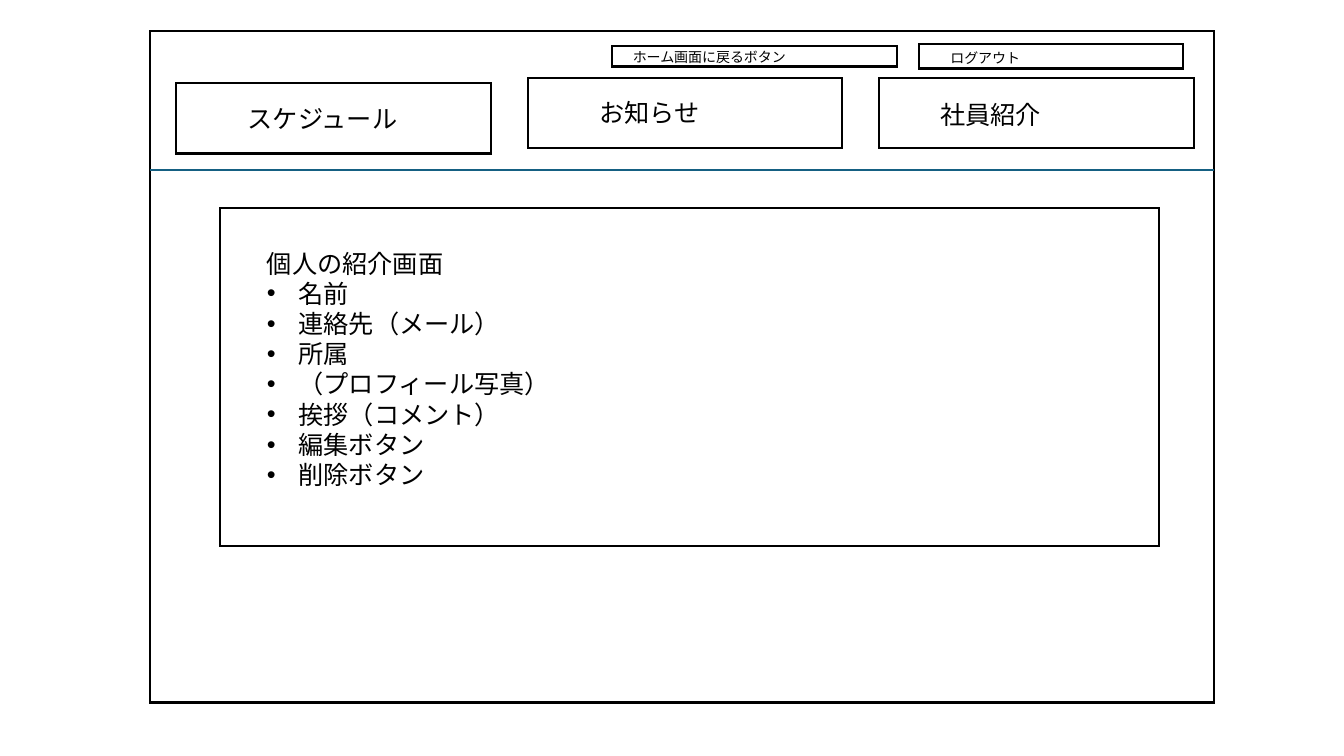
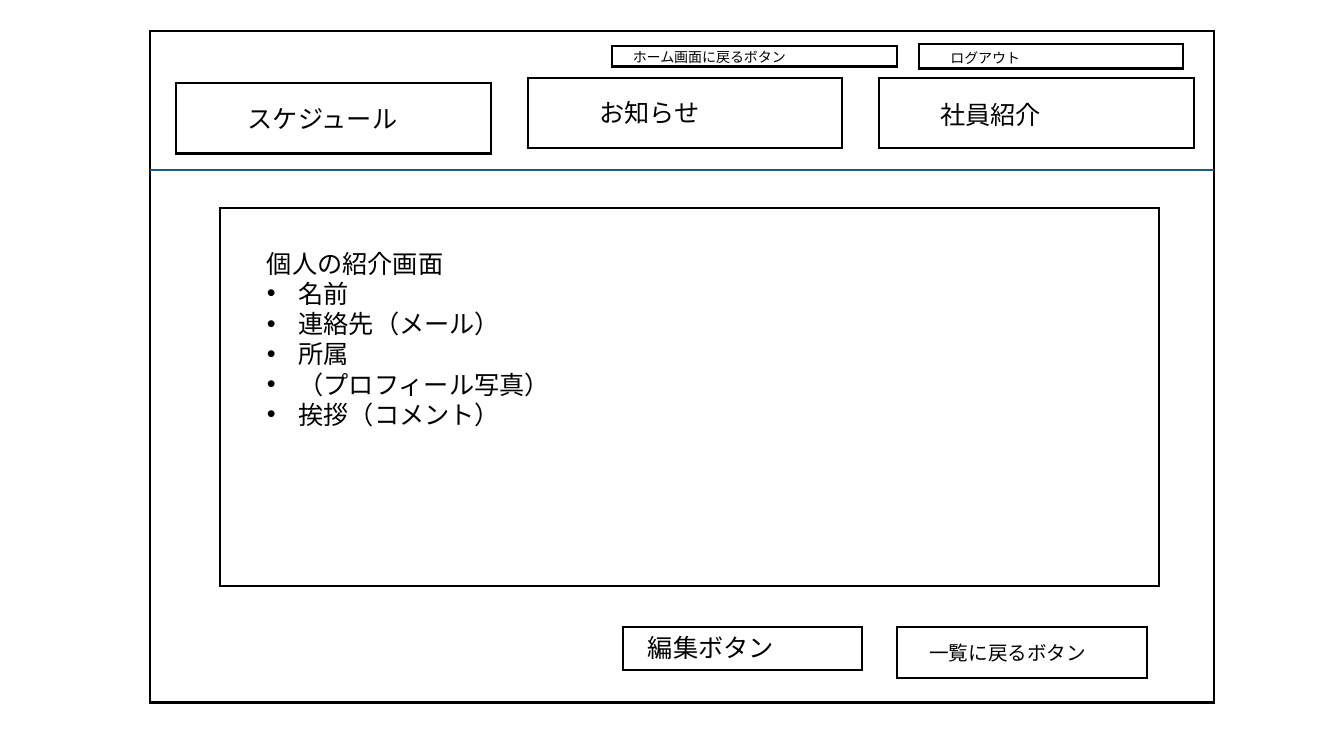
Before and after one commit to username123-debug/office-front, a slide deck: slide 11 of 画面デザイン.pptx. Drawn at 1344x756 pixels with LibreOffice and Linux fonts; fonts in the diff are those of the drawing. Boxes give left, top, right and bottom in pixels: in the first picture for what was removed or moved away, otherwise in the second. Text is boxed around its words. In the diff, an @@ line names an element or a change of style, - is before the commit and + after.

```diff
--- a/画面デザイン.pptx
+++ b/画面デザイン.pptx
@@ rectangle: place and size @@
-rectangle at (220, 208, 1159, 546)
+rectangle at (220, 208, 1159, 586)
@@ text at (298, 433, 424, 486): paragraphs removed @@
-• 編集ボタン
-• 削除ボタン
@@ group added at (623, 627, 1147, 679): 2 rectangles, 2 texts @@
+一覧に戻るボタン
+編集ボタン
```
Also in this commit, not shown: 2 other slides changed, 1 slide added.
